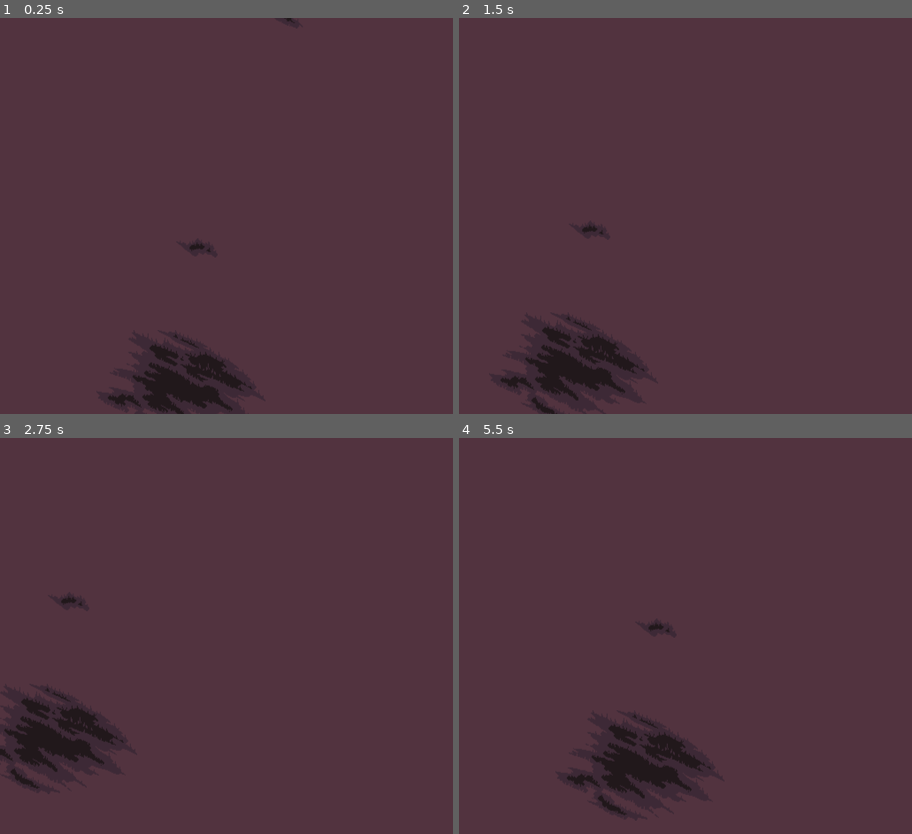
Above: before the commit, frames 1-4 (two rows, left to right).
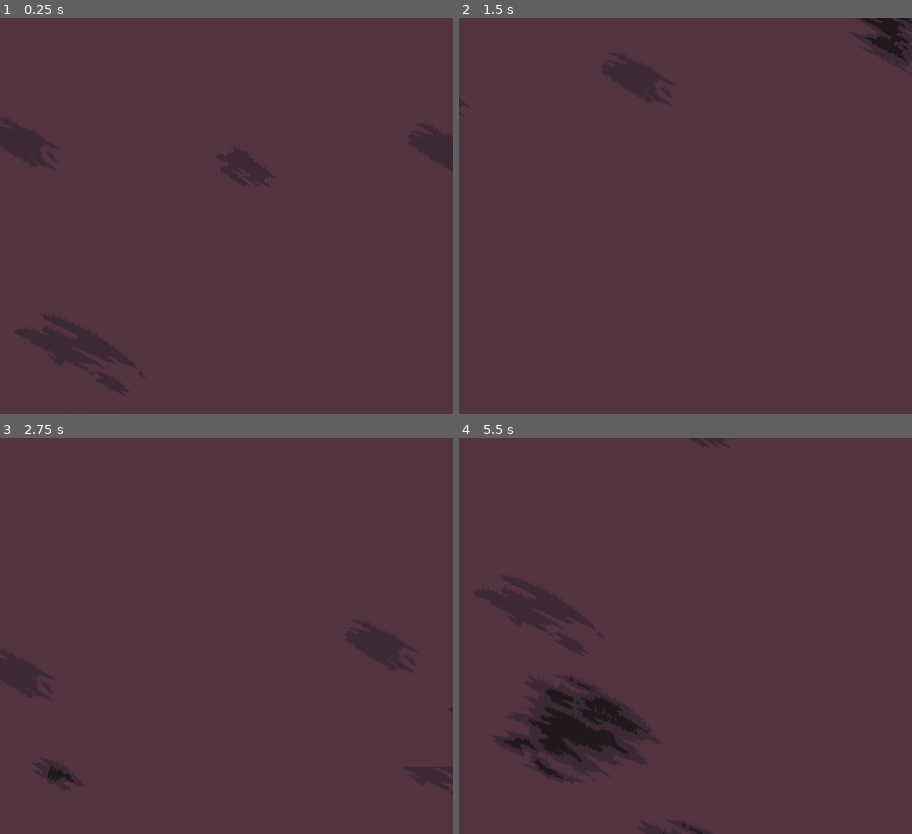
Above: after the commit, the same moments.

Repository: loteque/wasteland-warrior
Game: Godot game, scene res://src/Main.tscn
Two runs of this game, one before a commit and one after it. Both use one fixed random seed, a clock stepped at 60 frames per second and the inputs below. The engine's default icon, where the game draws it, is replaced by a stand-in: a white triangle on a blue panel in a dark square.
Inputs:
- Up to frame 1 (0.25 s): no input
- Up to frame 2 (1.5 s): tap Enter at 0.5 s; hold Right (ui_right) 0.53-1.28 s; hold Down (ui_down) from 1.28 s (still down)
- Up to frame 3 (2.75 s): release Down (ui_down) at 2.03 s; hold Right (ui_right) from 2.03 s (still down)
- Up to frame 4 (5.5 s): release Right (ui_right) at 2.78 s; hold Up (ui_up) 2.78-3.53 s; hold Left (ui_left) 3.53-5.03 s; hold Down (ui_down) from 5.03 s (still down)

The runs differ from the first frame. In frame 1, 2.4% of the frame differs, in the area x 23-66%, y 0-100%; in frame 2, 3.0%; in frame 3, 2.4%; in frame 4, 4.6%, in the area x 9-56%, y 46-100%.

Commit message:
add non-repeating terrain generation

Diff:
--- a/project/project.godot
+++ b/project/project.godot
@@ -13,6 +13,10 @@
 config/name="Wasteland-Warrior"
 run/main_scene="res://src/Main.tscn"
 config/icon="res://icon.png"
+
+[autoload]
+
+Signals="*res://src/Signals.gd"
 
 [display]
 
--- a/project/src/Background.tscn
+++ /dev/null
@@ -1,35 +0,0 @@
-[gd_scene load_steps=16 format=2]
-
-[ext_resource path="res://src/GroundChunk.gd" type="Script" id=1]
-[ext_resource path="res://assets/terrain_01.png" type="Texture" id=2]
-[ext_resource path="res://assets/terrain_06.png" type="Texture" id=3]
-[ext_resource path="res://assets/terrain_02.png" type="Texture" id=4]
-[ext_resource path="res://assets/terrain_04.png" type="Texture" id=5]
-[ext_resource path="res://assets/terrain_03.png" type="Texture" id=6]
-[ext_resource path="res://assets/terrain_05.png" type="Texture" id=7]
-[ext_resource path="res://assets/terrain_07.png" type="Texture" id=8]
-[ext_resource path="res://assets/terrain_08.png" type="Texture" id=9]
-[ext_resource path="res://assets/terrain_09.png" type="Texture" id=10]
-[ext_resource path="res://assets/terrain_10.png" type="Texture" id=11]
-[ext_resource path="res://assets/terrain_11.png" type="Texture" id=12]
-[ext_resource path="res://assets/terrain_12.png" type="Texture" id=13]
-
-[sub_resource type="Gradient" id=2]
-colors = PoolColorArray( 0.321569, 0.2, 0.247059, 1, 0.321569, 0.2, 0.247059, 1 )
-
-[sub_resource type="GradientTexture2D" id=1]
-gradient = SubResource( 2 )
-width = 1024
-height = 896
-fill_from = Vector2( 0.5, 0.5 )
-fill_to = Vector2( 0, 0 )
-
-[node name="Background" type="ParallaxBackground"]
-
-[node name="GroundChunk" type="ParallaxLayer" parent="."]
-motion_mirroring = Vector2( 1024, 896 )
-script = ExtResource( 1 )
-terrain_textures = [ ExtResource( 2 ), ExtResource( 4 ), ExtResource( 6 ), ExtResource( 5 ), ExtResource( 7 ), ExtResource( 3 ), ExtResource( 8 ), ExtResource( 9 ), ExtResource( 10 ), ExtResource( 11 ), ExtResource( 12 ), ExtResource( 13 ) ]
-
-[node name="Ground" type="Sprite" parent="GroundChunk"]
-texture = SubResource( 1 )
--- /dev/null
+++ b/project/src/BackgroundChunk.tscn
@@ -0,0 +1,35 @@
+[gd_scene load_steps=16 format=2]
+
+[ext_resource path="res://assets/terrain_05.png" type="Texture" id=1]
+[ext_resource path="res://assets/terrain_09.png" type="Texture" id=2]
+[ext_resource path="res://assets/terrain_06.png" type="Texture" id=3]
+[ext_resource path="res://assets/terrain_02.png" type="Texture" id=4]
+[ext_resource path="res://assets/terrain_01.png" type="Texture" id=5]
+[ext_resource path="res://assets/terrain_10.png" type="Texture" id=6]
+[ext_resource path="res://assets/terrain_08.png" type="Texture" id=7]
+[ext_resource path="res://assets/terrain_04.png" type="Texture" id=8]
+[ext_resource path="res://src/TerrainSprites.gd" type="Script" id=9]
+[ext_resource path="res://assets/terrain_03.png" type="Texture" id=10]
+[ext_resource path="res://assets/terrain_07.png" type="Texture" id=11]
+[ext_resource path="res://assets/terrain_11.png" type="Texture" id=12]
+[ext_resource path="res://assets/terrain_12.png" type="Texture" id=13]
+
+[sub_resource type="Gradient" id=2]
+colors = PoolColorArray( 0.321569, 0.2, 0.247059, 1, 0.321569, 0.2, 0.247059, 1 )
+
+[sub_resource type="GradientTexture2D" id=1]
+gradient = SubResource( 2 )
+width = 1024
+height = 896
+fill_from = Vector2( 0.5, 0.5 )
+fill_to = Vector2( 0, 0 )
+
+[node name="BackgroundChunk" type="Node2D"]
+
+[node name="Ground" type="Sprite" parent="."]
+texture = SubResource( 1 )
+centered = false
+
+[node name="TerrainSprites" type="Node2D" parent="."]
+script = ExtResource( 9 )
+terrain_textures = [ ExtResource( 5 ), ExtResource( 4 ), ExtResource( 10 ), ExtResource( 8 ), ExtResource( 1 ), ExtResource( 3 ), ExtResource( 11 ), ExtResource( 7 ), ExtResource( 2 ), ExtResource( 6 ), ExtResource( 12 ), ExtResource( 13 ) ]
--- /dev/null
+++ b/project/src/BackgroundGenerator.gd
@@ -0,0 +1,37 @@
+extends Node2D
+
+onready var grid: TileMap = get_node("TileMap")
+
+var tile_background: Resource = load("res://src/BackgroundChunk.tscn")
+var camera_pos: Vector2
+
+func _ready() -> void:
+	Signals.connect("updated_camera_pos", self, "_on_updated_camera_pos")
+
+func _on_updated_camera_pos(updated_camera_pos) -> void:
+	camera_pos = updated_camera_pos
+	draw_tiles_around_player()
+
+
+func draw_tiles_around_player() -> void:
+	var tile_bg: Node2D
+	var tiles = get_tiles_around_player()
+	for tile in tiles:
+		if grid.get_cell(tile.x, tile.y) == -1:
+			grid.set_cell(tile.x, tile.y, 0)
+			tile_bg = tile_background.instance()
+			tile_bg.global_position = grid.map_to_world(tile)
+			add_child(tile_bg)
+
+func get_tiles_around_player() -> Array:
+	var tiles: Array = []
+	var current_tile = grid.world_to_map(camera_pos)
+	tiles.push_back(Vector2(current_tile.x + 1, current_tile.y + 1))
+	tiles.push_back(Vector2(current_tile.x - 1, current_tile.y + 1))
+	tiles.push_back(Vector2(current_tile.x - 1, current_tile.y - 1))
+	tiles.push_back(Vector2(current_tile.x + 1, current_tile.y - 1))
+	tiles.push_back(Vector2(current_tile.x - 1, current_tile.y))
+	tiles.push_back(Vector2(current_tile.x + 1, current_tile.y))
+	tiles.push_back(Vector2(current_tile.x, current_tile.y - 1))
+	tiles.push_back(Vector2(current_tile.x, current_tile.y + 1))
+	return tiles
--- /dev/null
+++ b/project/src/BackgroundGenerator.tscn
@@ -0,0 +1,34 @@
+[gd_scene load_steps=5 format=2]
+
+[ext_resource path="res://src/BackgroundChunk.tscn" type="PackedScene" id=1]
+[ext_resource path="res://icon.png" type="Texture" id=2]
+[ext_resource path="res://src/BackgroundGenerator.gd" type="Script" id=14]
+
+[sub_resource type="TileSet" id=1]
+0/name = "icon.png 0"
+0/texture = ExtResource( 2 )
+0/tex_offset = Vector2( 0, 0 )
+0/modulate = Color( 1, 1, 1, 1 )
+0/region = Rect2( 0, 0, 64, 64 )
+0/tile_mode = 0
+0/occluder_offset = Vector2( 0, 0 )
+0/navigation_offset = Vector2( 0, 0 )
+0/shape_offset = Vector2( 0, 0 )
+0/shape_transform = Transform2D( 1, 0, 0, 1, 0, 0 )
+0/shape_one_way = false
+0/shape_one_way_margin = 0.0
+0/shapes = [  ]
+0/z_index = 0
+
+[node name="BackgroundGenerator" type="Node2D"]
+script = ExtResource( 14 )
+
+[node name="TileMap" type="TileMap" parent="."]
+visible = false
+tile_set = SubResource( 1 )
+cell_size = Vector2( 1024, 896 )
+cell_quadrant_size = 9
+format = 1
+tile_data = PoolIntArray( 0, 0, 0 )
+
+[node name="BackgroundChunk" parent="." instance=ExtResource( 1 )]
--- a/project/src/CameraController.gd
+++ b/project/src/CameraController.gd
@@ -2,7 +2,10 @@
 
 export(float) var speed = 10.5
 
+var frame: int
+
 func _physics_process(delta: float) -> void:
+	signal_cam_pos_updated()
 	move(delta)
 
 func move(delta) -> void:
@@ -14,3 +17,8 @@
 		position.x -= speed * delta
 	if Input.is_action_pressed("ui_right"):
 		position.x += speed * delta
+
+func signal_cam_pos_updated() -> void:
+	frame = ++frame
+	if frame % 15 == 0:
+		Signals.emit_signal("updated_camera_pos", global_position)
--- a/project/src/CameraController.tscn
+++ b/project/src/CameraController.tscn
@@ -4,7 +4,7 @@
 
 [node name="ProtoCam" type="Position2D"]
 script = ExtResource( 1 )
-speed = 20.0
+speed = 200.0
 
 [node name="Camera2D" type="Camera2D" parent="."]
 current = true
--- a/project/src/GroundChunk.gd
+++ /dev/null
@@ -1,53 +0,0 @@
-tool
-extends Node2D
-
-export var terrain_textures: Array
-
-const CHUNK_SIZE = Vector2(1024, 896)
-const SCREEN_SPACE_SIZE = Vector2(512, 448)
-const POS_MODIFIER: int = 10
-const NUM_TERRAIN_SPRITES = 10
-# TODO:
-# Continuosly generate terrain details off camera with a
-# constant function that takes position as input
-
-func _ready() -> void:
-    for i in NUM_TERRAIN_SPRITES:
-        var terrain_sprite = generate_terrain_sprite(generate_sprite_texture(terrain_textures))
-        terrain_sprite.position = generate_terrain_pos(Vector2(0,0), get_sprite_size(terrain_sprite))
-        add_child(terrain_sprite)
-
-func generate_terrain_pos(chunk_position, sprite_size) -> Vector2:
-    var terrain_pos: Vector2
-    var chunk_size: Vector2 = CHUNK_SIZE
-    var pos_x = (chunk_size.x / 2) / (sprite_size.x / 2) + generate_random_number(-SCREEN_SPACE_SIZE.x, SCREEN_SPACE_SIZE.x)
-    var pos_y = (chunk_size.y / 2) / (sprite_size.y / 2) + generate_random_number(-SCREEN_SPACE_SIZE.y, SCREEN_SPACE_SIZE.x)
-
-    terrain_pos = Vector2(pos_x, pos_y)
-    return terrain_pos
-
-func generate_terrain_sprite(texture: Texture) -> Sprite:
-	var terrain_sprite: Sprite = Sprite.new()
-	terrain_sprite.texture = texture
-
-	return terrain_sprite
-
-func generate_sprite_texture(textures: Array) -> Texture:
-    var rand_index = generate_random_number(0, textures.size() - 1)
-    var tex = textures[rand_index]
-
-    return tex
-
-func get_sprite_size(sprite: Sprite) -> Vector2:
-	var sprite_size: Vector2
-	sprite_size = Vector2(sprite.texture.get_width(), sprite.texture.get_height())
-
-	return sprite_size
-
-func generate_random_number(minimum: int, maximum: int) -> int:
-    var rand: int
-    var rng = RandomNumberGenerator.new()
-    rng.randomize()
-    rand = rng.randi_range(minimum, maximum)
-
-    return rand
--- a/project/src/Main.tscn
+++ b/project/src/Main.tscn
@@ -1,11 +1,12 @@
 [gd_scene load_steps=3 format=2]
 
 [ext_resource path="res://src/CameraController.tscn" type="PackedScene" id=1]
-[ext_resource path="res://src/Background.tscn" type="PackedScene" id=2]
+[ext_resource path="res://src/BackgroundGenerator.tscn" type="PackedScene" id=2]
 
 [node name="Main" type="Node2D"]
 
-[node name="Background" parent="." instance=ExtResource( 2 )]
+[node name="BackgroundGenerator" parent="." instance=ExtResource( 2 )]
 
 [node name="CameraController" parent="." instance=ExtResource( 1 )]
-speed = 100.0
+position = Vector2( 512, 448 )
+speed = 400.0
--- /dev/null
+++ b/project/src/Signals.gd
@@ -0,0 +1,3 @@
+extends Node
+
+signal updated_camera_pos
--- /dev/null
+++ b/project/src/TerrainSprites.gd
@@ -0,0 +1,55 @@
+tool
+extends Node2D
+
+export var terrain_textures: Array
+export var NUM_TERRAIN_SPRITES: int = 15
+
+const SCREEN_SPACE = Vector2(512, 448)
+const HALF_SCREEN_SPACE = Vector2(SCREEN_SPACE.x / 2, SCREEN_SPACE.y / 2)
+const QUART_SCREEN_SPACE = Vector2(SCREEN_SPACE.x / 4, SCREEN_SPACE.y / 4)
+const CHUNK_SIZE = Vector2(1024, 896)
+const HALF_CHUNK_SIZE = Vector2(CHUNK_SIZE.x / 2, CHUNK_SIZE.y / 2)
+const QUART_CHUNK_SIZE = Vector2(CHUNK_SIZE.x / 4, CHUNK_SIZE.y / 4)
+
+func _ready() -> void:
+	draw_terrain_sprites(NUM_TERRAIN_SPRITES)
+
+func draw_terrain_sprites(num_of_sprites) -> void:
+	for i in num_of_sprites:
+		var terrain_sprite = generate_terrain_sprite(generate_sprite_texture(terrain_textures))
+		terrain_sprite.position = generate_draw_space_pos(CHUNK_SIZE, HALF_CHUNK_SIZE)
+		add_child(terrain_sprite)
+
+func generate_draw_space_pos(draw_space, half_draw_space) -> Vector2:
+	var terrain_pos: Vector2
+	var pos_x = (draw_space.x / 2) + generate_random_number(-half_draw_space.x, half_draw_space.x)
+	var pos_y = (draw_space.y / 2) + generate_random_number(-half_draw_space.y, half_draw_space.y)
+
+	terrain_pos = Vector2(pos_x, pos_y)
+	return terrain_pos
+
+func generate_terrain_sprite(texture: Texture) -> Sprite:
+	var terrain_sprite: Sprite = Sprite.new()
+	terrain_sprite.texture = texture
+
+	return terrain_sprite
+
+func generate_sprite_texture(textures: Array) -> Texture:
+	var rand_index = generate_random_number(0, textures.size() - 1)
+	var tex = textures[rand_index]
+
+	return tex
+
+func get_sprite_size(sprite: Sprite) -> Vector2:
+	var sprite_size: Vector2
+	sprite_size = Vector2(sprite.texture.get_width(), sprite.texture.get_height())
+
+	return sprite_size
+
+func generate_random_number(minimum: int, maximum: int) -> int:
+	var rand: int
+	var rng = RandomNumberGenerator.new()
+	rng.randomize()
+	rand = rng.randi_range(minimum, maximum)
+
+	return rand
